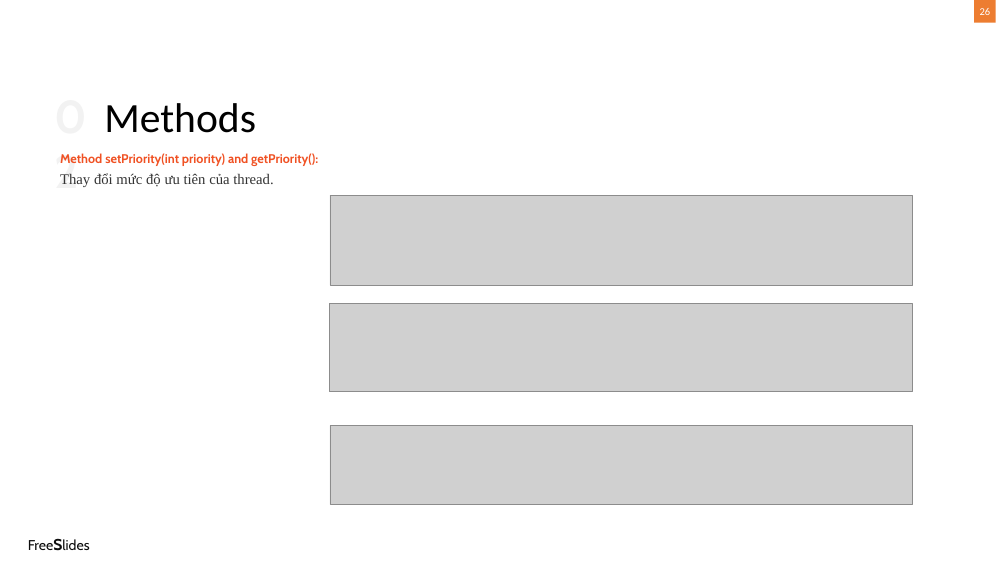
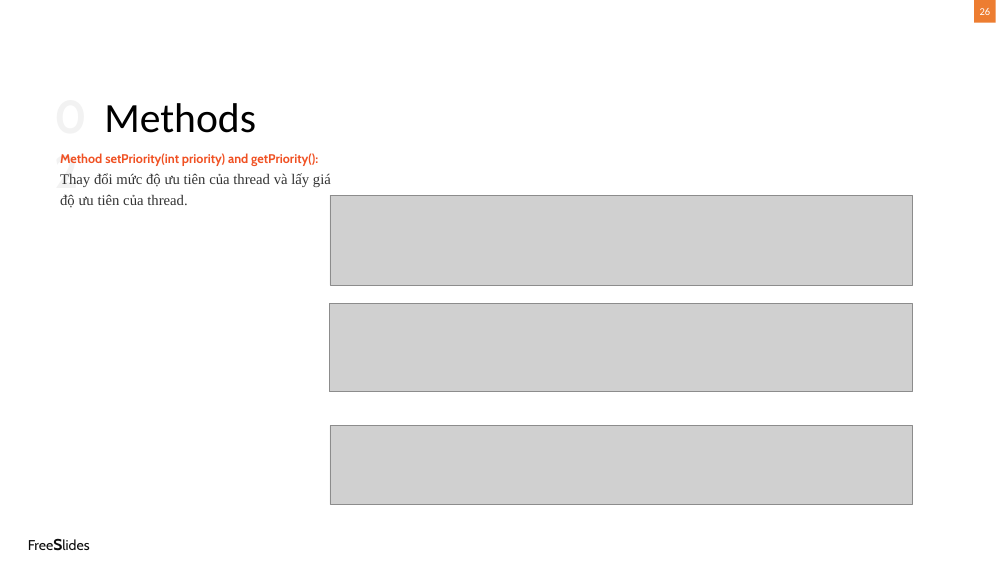
Before and after one commit to tingold0501/Nhom5_GiuaKy_AOOP, a slide deck: slide 26 of Bài thuyết trình.pptx. Drawn at 1008x567 pixels with LibreOffice and Linux fonts; fonts in the diff are those of the drawing; grey boxes stand for pictures. Boxes give left, top, right and bottom in pixels: in the first picture for what was removed or moved away, otherwise in the second. Text is boxed around its words. In the diff, an @@ line names an element or a change of style, - is before the commit and + after.

```diff
--- a/Bài thuyết trình.pptx
+++ b/Bài thuyết trình.pptx
@@ text at [60,153,331,208]: text changed; size 12 to 14 pt; font Cabin to Times New Roman; text colour #F05123 to #333333; bold off @@
-Method setPriority(int priority) and getPriority(): Thay đổi mức độ ưu tiên của thread.
+Method setPriority(int priority) and getPriority(): Thay đổi mức độ ưu tiên của thread và lấy giá độ ưu tiên của thread.
```
Also in this commit, not shown: 5 slides added, 1 other file.
